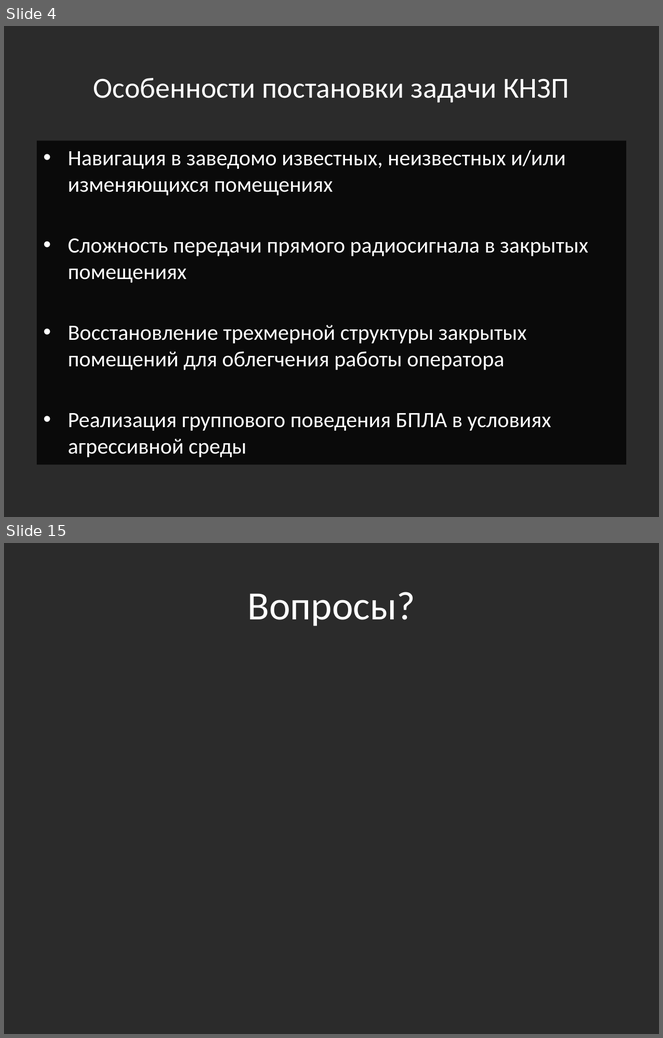
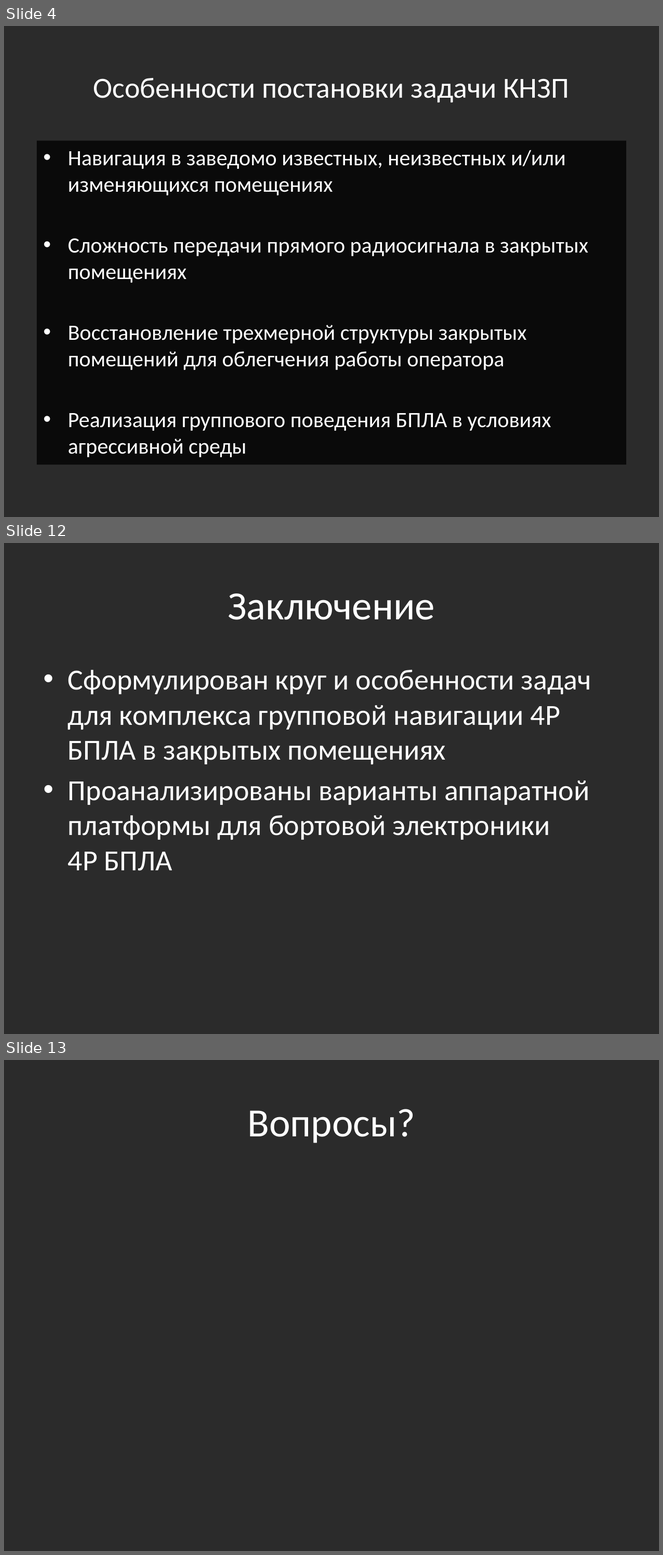
Before and after one commit to Jacobi20/quadro-xds, a slide deck: Docs/Medias2012_dhg.pptx. Shown one above the other, each under a label of ours: slides 4 and 15 before the commit, slides 4, 12 and 13 after it; the slides between them are not shown. The pictures are 663x1038 and 663x1555 pixels, drawn with LibreOffice and Linux fonts; fonts in the diff are those of the drawing; background and template pictures are left out; a plain dark background stands for a picture behind light text. Boxes give left, top, right and bottom in pixels: in the first picture for what was removed or moved away, otherwise in the second. Text is boxed around its words. In the diff, an @@ line names an element or a change of style, - is before the commit and + after.

```diff
--- a/Docs/Medias2012_dhg.pptx
+++ b/Docs/Medias2012_dhg.pptx
@@ slide 12 added at box(4, 543, 659, 1034), background picture (left out) @@
@@ title added at box(228, 593, 435, 620), 44 pt, text #FFFFFF @@
+Заключение
@@ text added at box(68, 670, 592, 871), 32 pt, text #FFFFFF @@
+• Сформулирован круг и особенности задач для комплекса групповой навигации 4Р БПЛА в закрытых помещениях
+• Проанализированы варианты аппаратной платформы для бортовой электроники
+  4Р БПЛА
@@ what was slide 15 is now slide 13 @@
```
Also in this commit, not shown: 8 slides changed, 1 other slide added, 4 slides removed.
